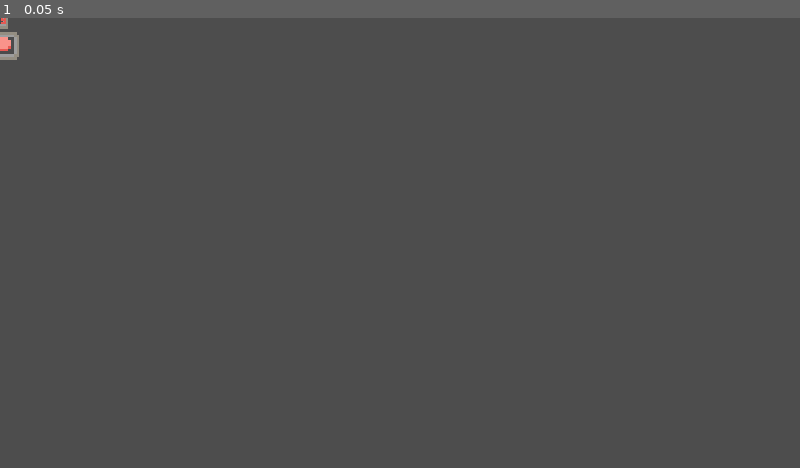
Above: before the commit, frame 1.
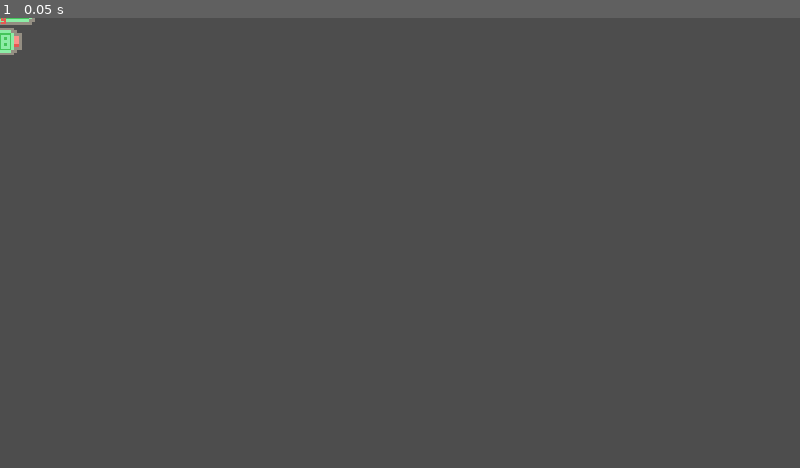
Above: after the commit, the same moment.

Repository: GragonGit/Too-Many-Timers
Game: Godot game, scene res://Timer/CollatzTimer/CollatzTimer.tscn
Two runs of this game, one before a commit and one after it. Both use one fixed random seed, a clock stepped at 60 frames per second and the inputs below. This scene is started directly instead of the project's main scene.
Inputs:
- Up to frame 1 (0.05 s): no input

The runs differ from the first frame. In frame 1, 0.2% of the frame differs, in the area x 0-5%, y 0-10%.

Commit message:
Added sprite

Diff:
--- a/Timer/CollatzTimer/CollatzTimer.tscn
+++ b/Timer/CollatzTimer/CollatzTimer.tscn
@@ -6,7 +6,7 @@
 [ext_resource type="Texture2D" uid="uid://bjeum4yq2anuj" path="res://UI/ScoreDisplay/Digits.png" id="3_lfr0w"]
 
 [sub_resource type="RectangleShape2D" id="RectangleShape2D_emr4l"]
-size = Vector2(24, 16)
+size = Vector2(9, 14)
 
 [node name="CollatzTimer" type="AnimatedSprite2D" unique_id=673962843]
 sprite_frames = ExtResource("1_bep0k")
@@ -17,7 +17,7 @@
 [node name="Area2D" type="Area2D" parent="." unique_id=514671701]
 
 [node name="CollisionShape2D" type="CollisionShape2D" parent="Area2D" unique_id=1496852432]
-position = Vector2(0, 20)
+position = Vector2(12.5, 17)
 shape = SubResource("RectangleShape2D_emr4l")
 
 [node name="CollatzTimer" type="Node" parent="." unique_id=1031247103]
Binary file changed: Timer/CollatzTimer/CollatzTimer.png
Not shown: 3 places in Timer/CollatzTimer/CollatzTimerAnim.tres that only renumber resources
